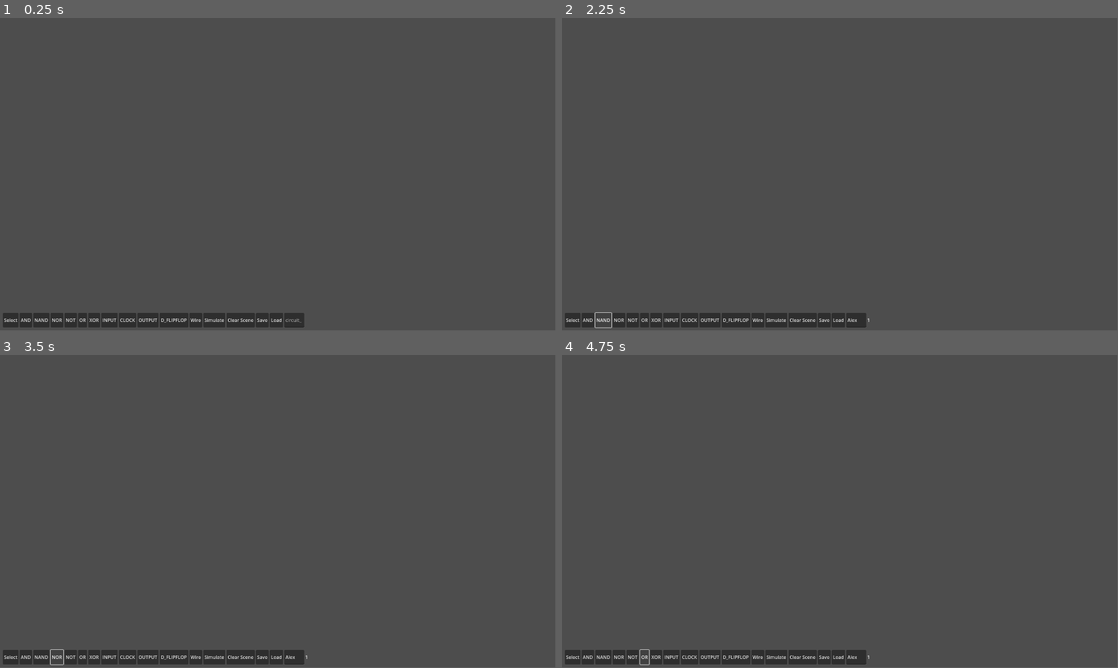
Above: before the commit, frames 1-4 (two rows, left to right).
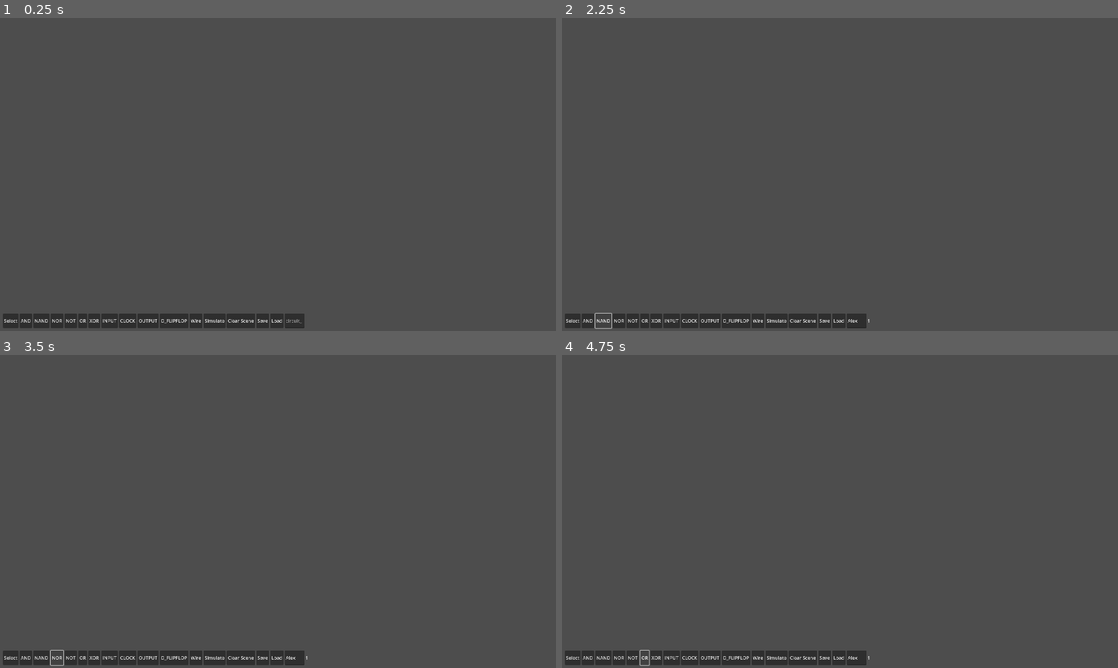
Above: after the commit, the same moments.

Repository: rbessin/Signal-Relay
Game: Godot game, scene res://scenes/main.tscn
Two runs of this game, one before a commit and one after it. Both use one fixed random seed, a clock stepped at 60 frames per second and the inputs below.
Inputs (mouse positions are in pixels of both pictures, inside the frame that each line leads up to):
- Up to frame 1 (0.25 s): no input
- Up to frame 2 (2.25 s): click (856, 321) at 0.52 s; type "Alex" at 0.6 s; click "AND" at 1.25 s; click "NAND" at 2 s
- Up to frame 3 (3.5 s): click "NOR" at 2.75 s
- Up to frame 4 (4.75 s): click "NOT" at 3.5 s; click "OR" at 4.25 s
In our replay, the window is 799x449 before the commit and 800x450 after it. These sizes can differ from the game's own. Grey fills any space a smaller window leaves; there, only what the larger window draws over its background counts as a difference.

The runs differ from the first frame. In frame 1, 0.6% of the frame differs, in the area x 0-55%, y 94-100%; in frame 2, 0.6%; in frame 3, 0.6%; in frame 4, 0.6%, in the area x 0-56%, y 94-100%.

Commit message:
updated gate and pin UI

Diff:
--- a/project.godot
+++ b/project.godot
@@ -21,6 +21,7 @@
 window/size/viewport_height=1080
 window/size/mode=3
 window/size/borderless=true
+window/stretch/mode="viewport"
 
 [input]
 
@@ -63,5 +64,6 @@
 
 [rendering]
 
+textures/canvas_textures/default_texture_filter=0
 renderer/rendering_method="gl_compatibility"
 renderer/rendering_method.mobile="gl_compatibility"
--- a/scripts/core/gate.gd
+++ b/scripts/core/gate.gd
@@ -19,9 +19,10 @@
 @export var color: Color = Color.BLACK
 @export var size: Vector2 = Vector2(60, 40)
 @export var border_color: Color = Color.WHITE
-@export var border_thickness: Vector2 = Vector2(6, 6)
-var color_rect: ColorRect
-var border_rect: ColorRect
+@export var border_thickness: Vector2 = Vector2(12, 12)
+var color_rect: NinePatchRect
+var border_rect: NinePatchRect
+var selection_rect: NinePatchRect
 var label: Label
 
 # Collision parameters (area, shapes, signal)
@@ -54,34 +55,83 @@
 				for wire in child.connected_wires:
 					wire.propagate()
 
+# Calculate gate size based on text and pin count
+func calculate_gate_size(font: Font) -> void:
+	# Calculate width based on text length
+	var text_size = font.get_string_size(type, HORIZONTAL_ALIGNMENT_LEFT, -1, 16)
+	var min_width = 96  # Minimum gate width
+	var text_padding = 32  # Padding around text (16px on each side)
+	var calculated_width = text_size.x + text_padding
+
+	# Use the larger of minimum width or calculated width
+	var final_width = max(min_width, calculated_width)
+
+	# Calculate height based on number of pins (use the larger of inputs/outputs)
+	var max_pins = max(num_inputs, num_outputs)
+	var final_height = 24 + (20 * max_pins)
+
+	# Set the size
+	size = Vector2(final_width, final_height)
+
 # Set visuals
 func set_visuals() -> void:
-	# Create selection border
-	border_rect = ColorRect.new()
-	border_rect.color = border_color
-	border_rect.size = size + border_thickness
-	border_rect.position = -(size + border_thickness) / 2
-	border_rect.mouse_filter = Control.MOUSE_FILTER_IGNORE
-	add_child(border_rect)
-	border_rect.visible = false
-
-	# Create background
-	color_rect = ColorRect.new()
-	color_rect.color = color
-	color_rect.size = size
+	# Load assets
+	var border_texture = load("res://assets/art/gate_border_64x64.png")
+	var fill_texture = load("res://assets/art/gate_fill_64x64.png")
+	var font = load("res://assets/fonts/DigitalDisco.ttf")
+
+	# Calculate dynamic gate size
+	calculate_gate_size(font)
+
+	# Create background (NinePatch)
+	color_rect = NinePatchRect.new()
+	color_rect.texture = fill_texture
+	color_rect.patch_margin_left = 4
+	color_rect.patch_margin_right = 4
+	color_rect.patch_margin_top = 4
+	color_rect.patch_margin_bottom = 4
+	color_rect.custom_minimum_size = size
 	color_rect.position = -size / 2
+	color_rect.self_modulate = color
 	color_rect.mouse_filter = Control.MOUSE_FILTER_IGNORE
 	add_child(color_rect)
+
+	# Create border (NinePatch) - always visible
+	border_rect = NinePatchRect.new()
+	border_rect.texture = border_texture
+	border_rect.patch_margin_left = 4
+	border_rect.patch_margin_right = 4
+	border_rect.patch_margin_top = 4
+	border_rect.patch_margin_bottom = 4
+	border_rect.self_modulate = border_color
+	border_rect.mouse_filter = Control.MOUSE_FILTER_IGNORE
+	color_rect.add_child(border_rect)
+	border_rect.set_anchors_and_offsets_preset(Control.PRESET_FULL_RECT)
+
+	# Create selection overlay (NinePatch) - only visible when selected
+	selection_rect = NinePatchRect.new()
+	selection_rect.texture = border_texture
+	selection_rect.patch_margin_left = 4
+	selection_rect.patch_margin_right = 4
+	selection_rect.patch_margin_top = 4
+	selection_rect.patch_margin_bottom = 4
+	selection_rect.self_modulate = Color.WHITE
+	selection_rect.mouse_filter = Control.MOUSE_FILTER_IGNORE
+	selection_rect.visible = false  # Hidden by default
+	color_rect.add_child(selection_rect)
+	selection_rect.set_anchors_and_offsets_preset(Control.PRESET_FULL_RECT)
 
 	# Create label
 	label = Label.new()
 	label.text = type
-	label.size = size
 	label.horizontal_alignment = HORIZONTAL_ALIGNMENT_CENTER
 	label.vertical_alignment = VERTICAL_ALIGNMENT_CENTER
-	label.add_theme_color_override("font_color", Color.WHITE)
+	label.add_theme_font_override("font", font)
+	label.add_theme_font_size_override("font_size", 24)
+	label.add_theme_color_override("font_color", Color.BLACK)
 	label.mouse_filter = Control.MOUSE_FILTER_IGNORE
 	color_rect.add_child(label)
+	label.set_anchors_and_offsets_preset(Control.PRESET_FULL_RECT)
 
 # Set collisions
 func set_collisions() -> void:
@@ -101,11 +151,9 @@
 	collision_shape_2d.position = Vector2.ZERO
 	area_2d.add_child(collision_shape_2d)
 
-# Functions to handle gate
 func set_selected(select: bool) -> void: # Set selection
 	selected = select
-	if selected: border_rect.visible = true
-	else: border_rect.visible = false
+	if selection_rect: selection_rect.visible = selected
 
 func _on_area_input_event(_viewport, event, _shape_idx) -> void: # Detect click on area 2d
 	if event is InputEventMouseButton:
@@ -138,23 +186,46 @@
 
 # Functions to handle pins
 func create_pins(): # Create pins
-	for i in range(num_inputs): # Create input pins
-		var pin = Pin.new()
-		pin.pin_type = Pin.PinType.INPUT
-		pin.parent_gate = self
-		var x_pos = -size.x / 2
-		var y_pos = -size.y / 2 + (size.y / (num_inputs + 1)) * (i + 1)
-		pin.position = Vector2(x_pos, y_pos)
-		add_child(pin)
-
-	for i in range(num_outputs): # Create output pins
-		var pin = Pin.new()
-		pin.pin_type = Pin.PinType.OUTPUT
-		pin.parent_gate = self
-		var x_pos = size.x / 2
-		var y_pos = -size.y / 2 + (size.y / (num_outputs + 1)) * (i + 1)
-		pin.position = Vector2(x_pos, y_pos)
-		add_child(pin)
+	var pin_size = 12.0
+	var pin_spacing = 8.0
+	var border_thickness_val = 4.0  # Your border is 4px
+	var interior_height = size.y - (border_thickness_val * 2)
+
+	# Create input pins
+	if num_inputs > 0:
+		# Calculate equal top and bottom padding
+		var total_pin_height = num_inputs * pin_size
+		var total_gaps = (num_inputs - 1) * pin_spacing
+		var remaining_space = interior_height - total_pin_height - total_gaps
+		var top_padding = remaining_space / 2.0
+
+		for i in range(num_inputs):
+			var pin = Pin.new()
+			pin.pin_type = Pin.PinType.INPUT
+			pin.parent_gate = self
+			var x_pos = -size.x / 2
+			# Start from top border, add padding, then position each pin
+			var y_pos = -size.y / 2 + border_thickness_val + top_padding + (pin_size / 2.0) + i * (pin_size + pin_spacing)
+			pin.position = Vector2(x_pos, y_pos)
+			add_child(pin)
+
+	# Create output pins
+	if num_outputs > 0:
+		# Calculate equal top and bottom padding
+		var total_pin_height = num_outputs * pin_size
+		var total_gaps = (num_outputs - 1) * pin_spacing
+		var remaining_space = interior_height - total_pin_height - total_gaps
+		var top_padding = remaining_space / 2.0
+
+		for i in range(num_outputs):
+			var pin = Pin.new()
+			pin.pin_type = Pin.PinType.OUTPUT
+			pin.parent_gate = self
+			var x_pos = size.x / 2
+			# Start from top border, add padding, then position each pin
+			var y_pos = -size.y / 2 + border_thickness_val + top_padding + (pin_size / 2.0) + i * (pin_size + pin_spacing)
+			pin.position = Vector2(x_pos, y_pos)
+			add_child(pin)
 
 func get_pin_by_index(pin_type: Pin.PinType, index: int) -> Pin: # Get pin with pin index (loading)
 	var counter = 0
--- a/scripts/core/pin.gd
+++ b/scripts/core/pin.gd
@@ -11,9 +11,9 @@
 var connected_wires: Array = []
 
 # Visual parameters (color, size, refs)
-var color_rect: ColorRect
+var color_rect: Sprite2D
 var color: Color = Color.GRAY
-var size: Vector2 = Vector2(8, 8)
+var size: Vector2 = Vector2(12, 12)
 
 # Collision parameters (area, shapes, signal)
 var area_2d: Area2D
@@ -28,17 +28,23 @@
 
 # Set visuals
 func set_visuals():
-	color_rect = ColorRect.new()
-	color_rect.color = color
-	color_rect.size = size
-	color_rect.position = -size / 2
-	color_rect.mouse_filter = Control.MOUSE_FILTER_IGNORE # Ignore collisions on visual elements
-	add_child(color_rect)
+	var pin_texture = load("res://assets/art/pin_12x12.png")
+
+	var sprite = Sprite2D.new()
+	sprite.texture = pin_texture
+	sprite.centered = true
+	add_child(sprite)
+
+	# Store reference for updating colors
+	color_rect = sprite  # Reusing the variable name to minimize changes
+	update_visuals()
 
 # Update visuals
 func update_visuals(): # Colors reflect signal state
-	if signal_state == true: color_rect.color = Color.YELLOW
-	else: color_rect.color = Color.GRAY
+	if signal_state == true:
+		color_rect.modulate = Color(1.0, 0.72, 0.3)  # Signal ON - bright copper #FFB84D
+	else:
+		color_rect.modulate = Color(0.24, 0.12, 0.1)  # Signal OFF - dark copper #3D1F1A
 
 # Set collisions
 func set_collisions() -> void:
--- a/scripts/gates/and_gate.gd
+++ b/scripts/gates/and_gate.gd
@@ -6,7 +6,8 @@
 	num_inputs = 2
 	input_values = [false, false]
 	output_value = false
-	color = Color.BLUE
+	color = Color('#1E4D5C')
+	border_color = Color('#8FB3A8')
 	super._ready()
 
 func evaluate() -> void:
--- a/scripts/gates/nand_gate.gd
+++ b/scripts/gates/nand_gate.gd
@@ -6,7 +6,8 @@
 	num_inputs = 2
 	input_values = [false, false]
 	output_value = true
-	color = Color.LIGHT_BLUE
+	color = Color('#4A5F6F')
+	border_color = Color('#8FB3A8')
 	super._ready()
 
 func evaluate() -> void:
--- a/scripts/gates/nor_gate.gd
+++ b/scripts/gates/nor_gate.gd
@@ -6,7 +6,8 @@
 	num_inputs = 2
 	input_values = [false, false]
 	output_value = true
-	color = Color.LIGHT_GREEN
+	color = Color('#3D4F5C')
+	border_color = Color('#8FB3A8')
 	super._ready()
 
 func evaluate() -> void:
--- a/scripts/gates/not_gate.gd
+++ b/scripts/gates/not_gate.gd
@@ -7,7 +7,8 @@
 	num_inputs = 1
 	input_values = [false]
 	output_value = true
-	color = Color.ORANGE
+	color = Color('#1A3D31')
+	border_color = Color('#8FB3A8')
 	super._ready()
 
 func evaluate() -> void:
--- a/scripts/gates/or_gate.gd
+++ b/scripts/gates/or_gate.gd
@@ -7,7 +7,8 @@
 	num_inputs = 2
 	input_values = [false, false]
 	output_value = false
-	color = Color.GREEN
+	color = Color('#2D5F4F')
+	border_color = Color('#8FB3A8')
 	super._ready()
 
 func evaluate() -> void:
--- a/scripts/gates/xor_gate.gd
+++ b/scripts/gates/xor_gate.gd
@@ -6,7 +6,8 @@
 	num_inputs = 2
 	input_values = [false, false]
 	output_value = false
-	color = Color.PURPLE
+	color = Color('#5F4F6F')
+	border_color = Color('#8FB3A8')
 	super._ready()
 
 func evaluate() -> void:
--- a/scripts/ui/clock.gd
+++ b/scripts/ui/clock.gd
@@ -2,13 +2,15 @@
 
 var tick_rate: float
 @onready var timer: Timer
+var on_color = Color('#FFB84D')
 
 # Called when the node enters the scene tree for the first time.
 func _ready():
 	type = "CLOCK"
 	num_inputs = 0
 	output_value = false
-	color = Color.GRAY
+	color = Color('#6F4F2D')
+	border_color = Color('#8FB3A8')
 	super._ready()
 
 	timer = Timer.new()
@@ -37,5 +39,5 @@
 	propagate_to_wires()
 
 func update_visual():
-	if output_value: color_rect.color = Color.YELLOW
-	else: color_rect.color = Color.GRAY
+	if output_value: color_rect.modulate = on_color
+	else: color_rect.modulate = color
--- a/scripts/ui/d_flipflop.gd
+++ b/scripts/ui/d_flipflop.gd
@@ -8,7 +8,8 @@
 	num_inputs = 2
 	input_values = [false, false]
 	output_value = false
-	color = Color.PURPLE
+	color = Color('#4F3D5C')
+	border_color = Color('#8FB3A8')
 	super._ready()
 
 func evaluate() -> void:
--- a/scripts/ui/input.gd
+++ b/scripts/ui/input.gd
@@ -1,10 +1,13 @@
 extends Gate
+
+var on_color = Color('#FFB84D')
 
 func _ready() -> void:
 	type = "INPUT"
 	num_inputs = 0
 	output_value = false
-	color = Color.GRAY
+	color = Color('#6F4F2D')
+	border_color = Color('#8FB3A8')
 	super._ready()
 
 func toggle():
@@ -15,5 +18,5 @@
 	propagate_to_wires()
 
 func update_visual():
-	if output_value: color_rect.color = Color.YELLOW
-	else: color_rect.color = Color.GRAY
+	if output_value: color_rect.modulate = on_color
+	else: color_rect.modulate = color
--- a/scripts/ui/label.gd
+++ b/scripts/ui/label.gd
@@ -3,7 +3,7 @@
 # Identity parameters
 @export var source_gate: Gate = null
 
-func _process(delta):
+func _process(_delta):
 	if source_gate != null:
 		var output = source_gate.get_output()
 		text = "Output: " + str(output)
--- a/scripts/ui/output_display.gd
+++ b/scripts/ui/output_display.gd
@@ -4,7 +4,8 @@
 	type = "OUTPUT"
 	num_inputs = 1
 	num_outputs = 0
-	color = Color.GRAY
+	color = Color('#1F3D5C')
+	border_color = Color('#8FB3A8')
 	input_values = [false]
 	super._ready()
 
@@ -15,8 +16,8 @@
 
 func update_visual():
 	if output_value:
-		color_rect.color = Color.GREEN
+		color_rect.modulate = Color('#4A8F6F')
 		label.text = "True"
 	else:
-		color_rect.color = Color.GRAY
+		color_rect.modulate = Color('#5C1F1A')
 		label.text = "False"
Not shown, added: assets/art/gate_border_32x32.png.import
Not shown, added: assets/art/gate_border_64x64.png.import
Not shown, added: assets/art/gate_fill_32x32.png.import
Binary file added: assets/art/gate_fill_64x64.png
Not shown, added: assets/art/gate_fill_64x64.png.import
Binary file added: assets/art/palette.aseprite
Binary file added: assets/art/pin_12x12.png
Not shown, added: assets/art/pin_12x12.png.import
Binary file added: assets/fonts/DigitalDisco.ttf
Not shown, added: assets/fonts/DigitalDisco.ttf.import
